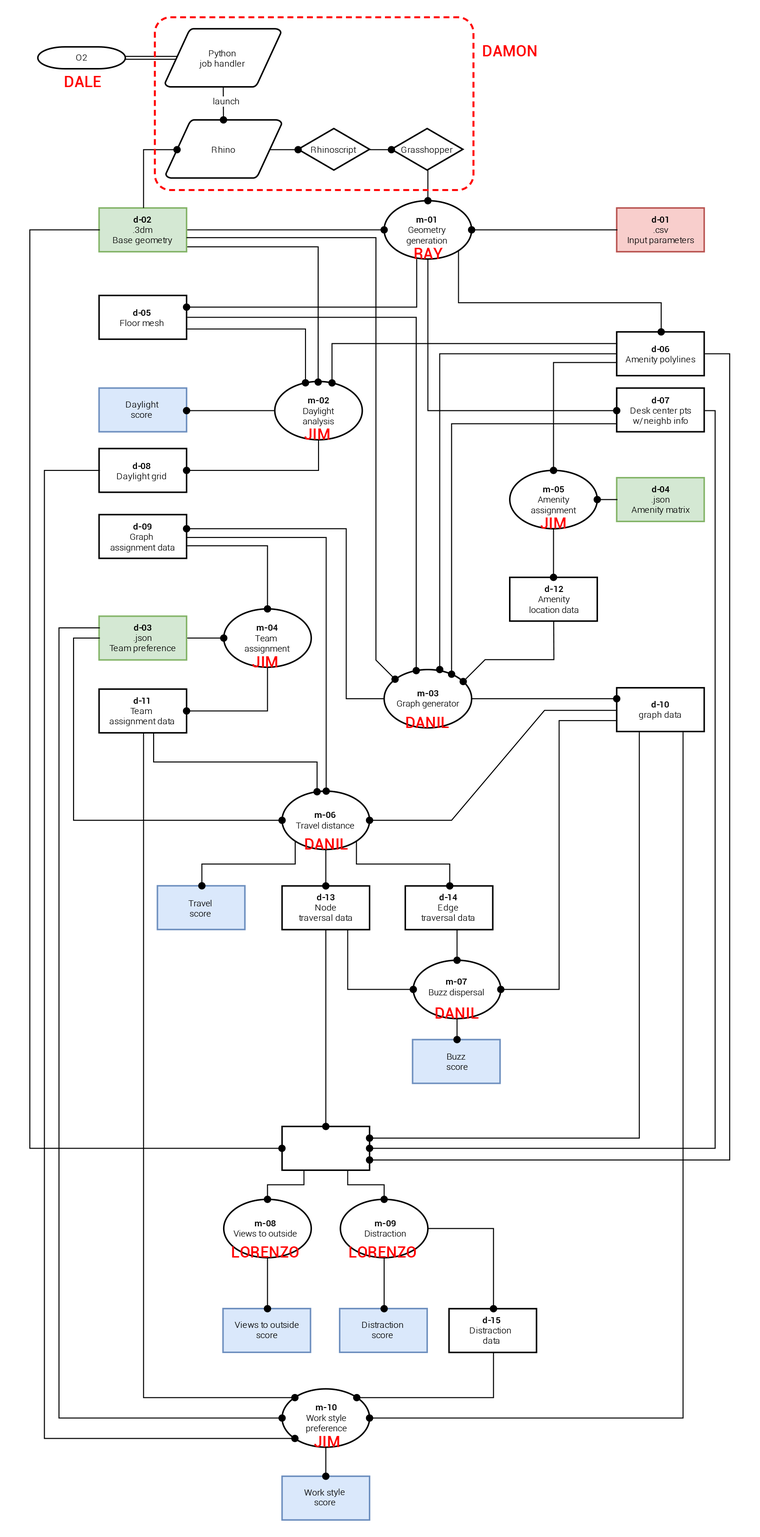
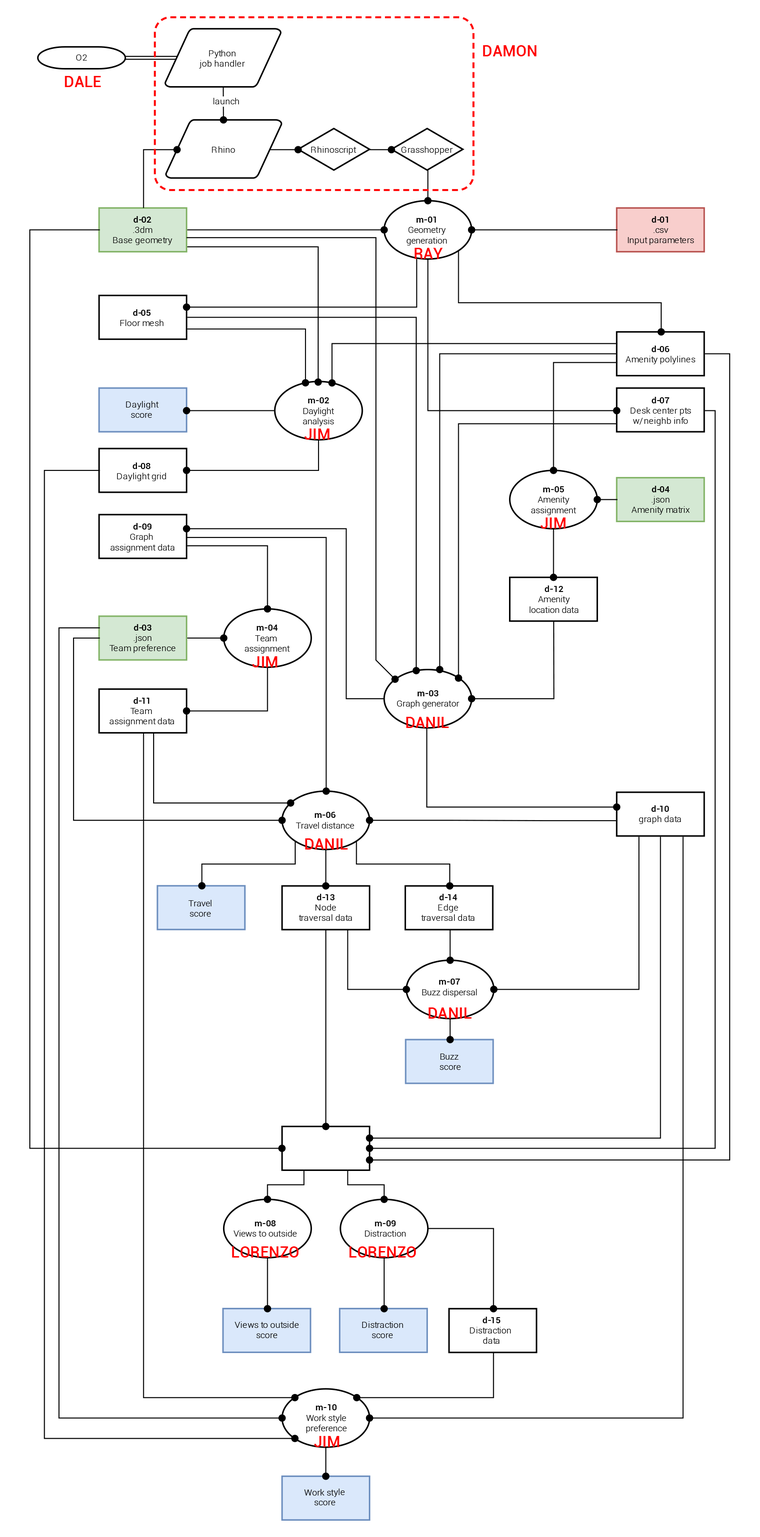
Comparing the layer stacks of the two 760x1537 images. Changes:
painted on "flow chart" over [152, 422, 706, 1237]
